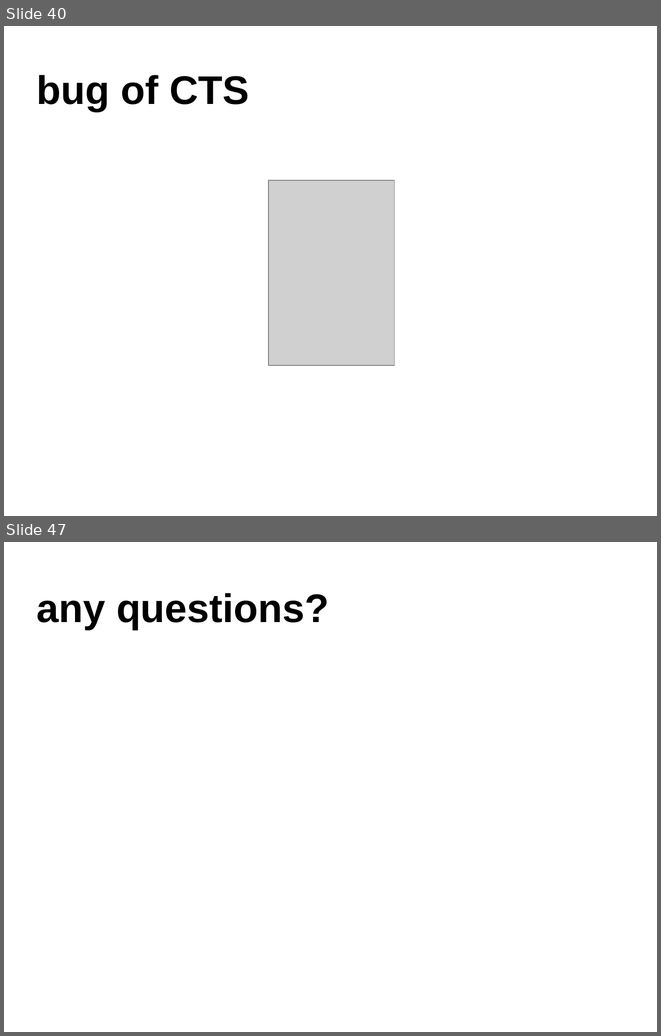
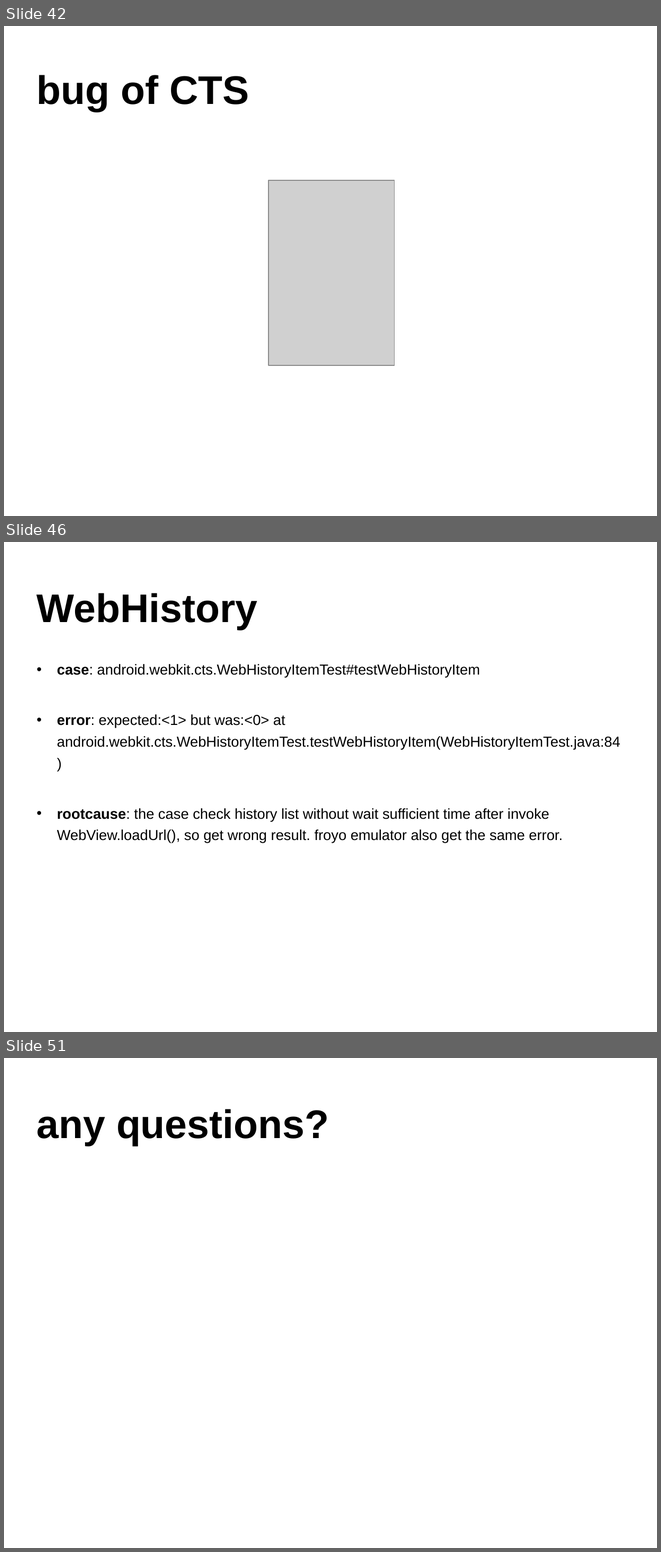
Before and after one commit to widerules/system-information, a slide deck: cts/CTS-training.ppt. Shown one above the other, each under a label of ours: slides 40 and 47 before the commit, slides 42, 46 and 51 after it; the slides between them are not shown. The pictures are 661x1036 and 661x1552 pixels, drawn with LibreOffice and Linux fonts; fonts in the diff are those of the drawing; grey boxes stand for pictures; background and template pictures are left out. Boxes give left, top, right and bottom in pixels: in the first picture for what was removed or moved away, otherwise in the second. Text is boxed around its words. In the diff, an @@ line names an element or a change of style, - is before the commit and + after.

```diff
--- a/cts/CTS-training.ppt
+++ b/cts/CTS-training.ppt
@@ slide 46 added at <box>4,542,657,1032</box>, background picture (left out) @@
@@ text added at <box>37,593,258,630</box>, 44 pt, text #000000, bold @@
+WebHistory
@@ text added at <box>57,664,620,843</box>, 16 pt, text #000000 @@
+• case: android.webkit.cts.WebHistoryItemTest#testWebHistoryItem
+• error: expected:<1> but was:<0> at android.webkit.cts.WebHistoryItemTest.testWebHistoryItem(WebHistoryItemTest.java:84)
+• rootcause: the case check history list without wait sufficient time after invoke WebView.loadUrl(), so get wrong result. froyo emulator also get the same error.
@@ what was slide 40 is now slide 42 @@
@@ what was slide 47 is now slide 51 @@
```
Also in this commit, not shown: 33 slides changed, 3 other slides added.
